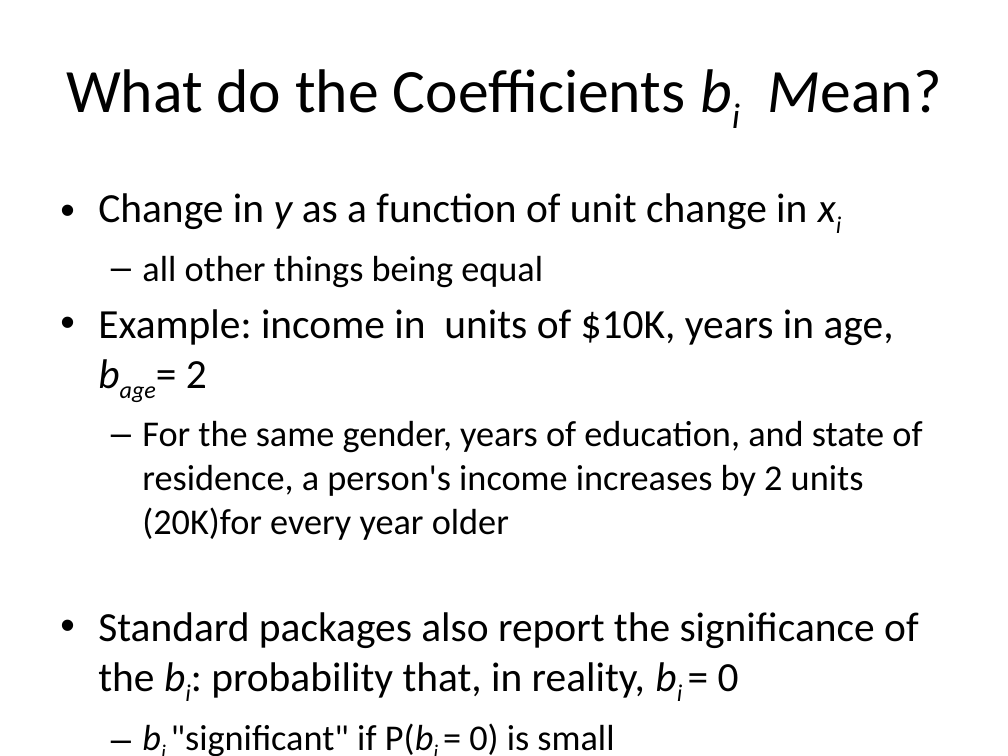
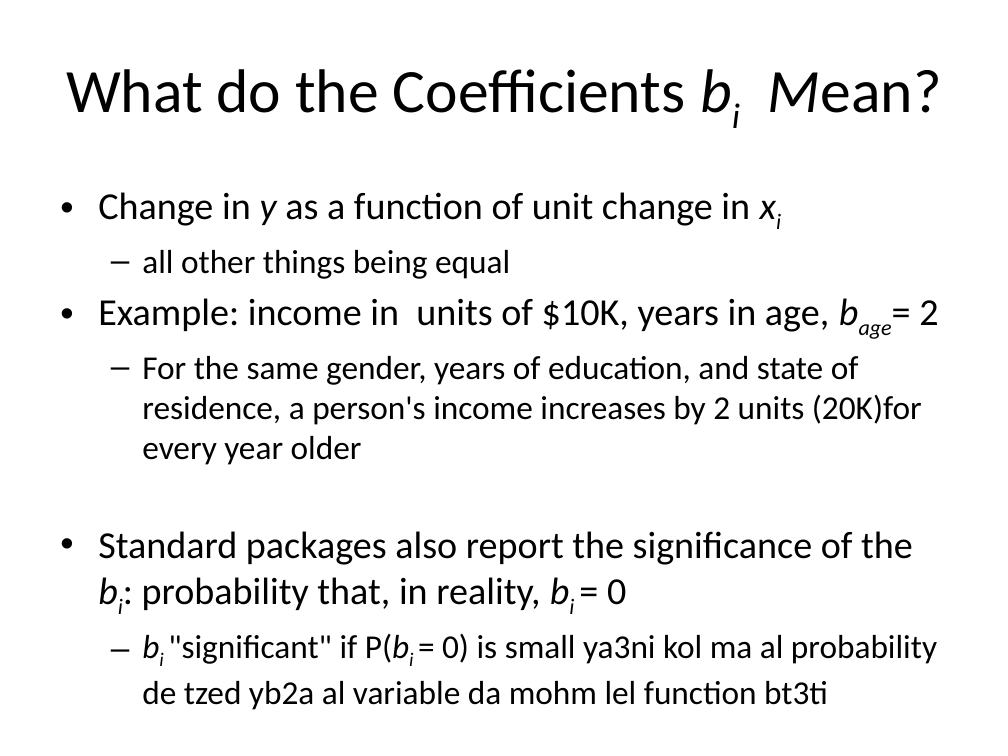
Before and after one commit to EngPeterAtef/Big-Data-Labs, a slide deck: slide 16 of Lab 5 - Predictive Analysis II/Linear Regression.pptx. Drawn at 1008x756 pixels with LibreOffice and Linux fonts; fonts in the diff are those of the drawing. Boxes give left, top, right and bottom in pixels: in the first picture for what was removed or moved away, otherwise in the second. Text is boxed around its words. In the diff, an @@ line names an element or a change of style, - is before the commit and + after.

```diff
--- a/Lab 5 - Predictive Analysis II/Linear Regression.pptx
+++ b/Lab 5 - Predictive Analysis II/Linear Regression.pptx
@@ text at box(98, 192, 938, 610): size 29.6 to 27.2 pt in "Change in y as a function of ...", "Example: income in units of $10K, years ...", "Standard packages also report the significance of ..."; size 25.9 to 23.8 pt in "all other things being equal", "For the same gender, years of education, ..." @@
@@ text at box(142, 634, 937, 710): text changed; size 25.9 to 23.8 pt @@
-  – bi "significant" if P(bi = 0) is small
+  – bi "significant" if P(bi = 0) is small ya3ni kol ma al probability de tzed yb2a al variable da mohm lel function bt3ti
```
Also in this commit, not shown: 3 other slides changed, 2 other files.
